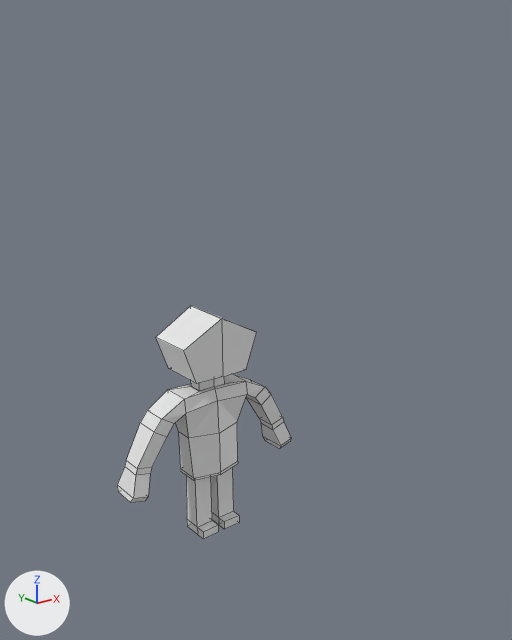
The Blender file Assets/Blender Stuff/eduardo.blend as it was, and as the next commit left it.
Both versions are drawn from a 50 mm lens placed at (-7.85, -11.44, 7.78), pointed at (-0.05, -1.69, 3.88). Arrows for +X, +Y and +Z are at lower left; the lights stay in place. Mesh edges are drawn as thin lines.
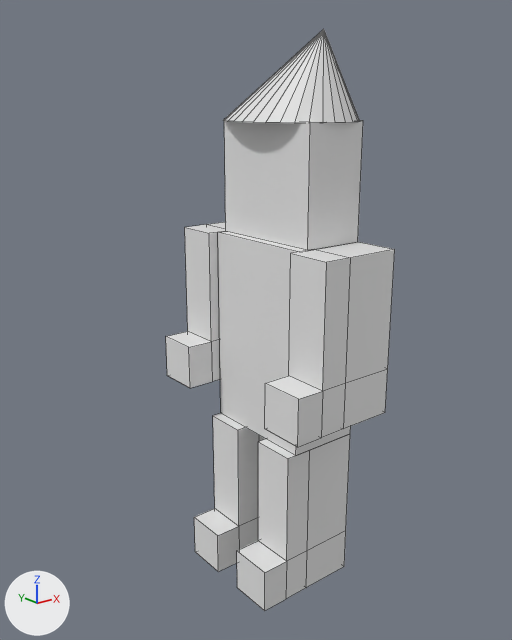
Where the change shows, as pixel boxes (x1, y1, x2, y2) in the pictures (512 x 640 px):
```json
{"object": "Cube.006", "change": "reshaped, moved, rescaled, modifiers changed", "before": [117, 306, 291, 539], "after": [194, 413, 265, 572]}
{"object": "Cube.005", "change": "shown", "after": [265, 242, 395, 447]}
{"object": "Cube.003", "change": "shown", "after": [224, 120, 363, 250]}
{"object": "Cube.001", "change": "shown", "after": [237, 434, 350, 611]}
{"object": "Cube.002", "change": "shown", "after": [218, 231, 354, 455]}
{"object": "Cone", "change": "shown", "after": [224, 29, 359, 123]}
{"object": "Cube.004", "change": "shown", "after": [166, 222, 226, 388]}
```

Scene script edits in JSON lines:
```json
{"op": "remove", "block": "ob_cube_001", "code": "ob_cube_001.hide_set(True)"}
{"op": "remove", "block": "ob_cube_002", "code": "ob_cube_002.hide_set(True)"}
{"op": "remove", "block": "ob_cube_003", "code": "ob_cube_003.hide_set(True)"}
{"op": "remove", "block": "ob_cube_004", "code": "ob_cube_004.hide_set(True)"}
{"op": "remove", "block": "ob_cube_005", "code": "ob_cube_005.hide_set(True)"}
{"op": "remove", "block": "ob_cone", "code": "ob_cone.hide_set(True)"}
{"op": "remove", "block": "ob_cube_006", "code": "_m = ob_cube_006.modifiers.new('Mirror', 'MIRROR')"}
{"op": "remove", "block": "ob_cube_006", "code": "_m.use_clip = True"}
{"op": "set", "path": "ob_cube_006", "old": "bpy.data.objects.new('Cube.006', me_cube)", "new": "bpy.data.objects.new('Cube.006', me_cube_001)"}
{"op": "set", "path": "ob_cube_006.location", "old": "(0.0, 0.0, 0.0)", "new": "(-0.18, -1.55, -0.5)"}
{"op": "set", "path": "ob_cube_006.scale", "old": "(1.0, 1.0, 1.0)", "new": "(1.0, 0.4, 0.4)"}
```
